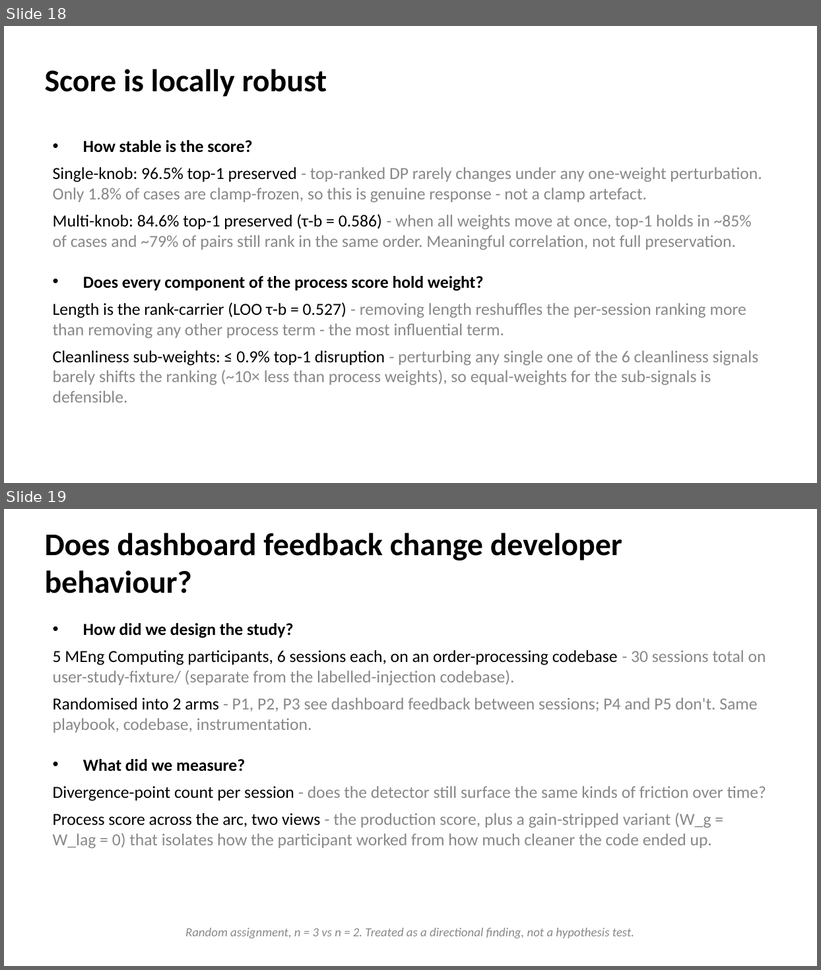
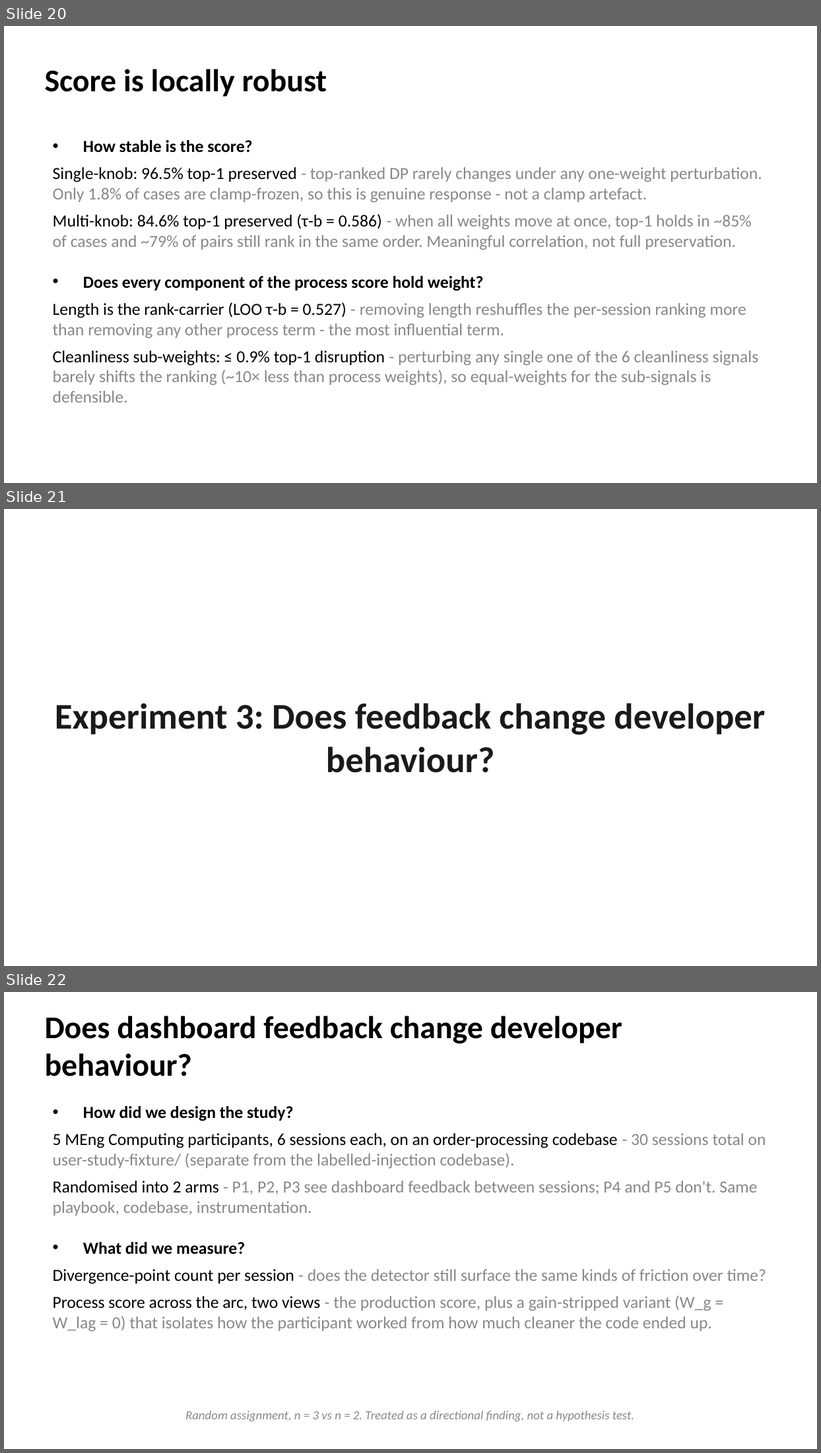
Before and after one commit to EthanHosier/fyp, a slide deck: presentation/slides.pptx. Shown one above the other, each under a label of ours: slides 18 and 19 before the commit, slides 20, 21 and 22 after it. The pictures are 821x970 and 821x1453 pixels, drawn with LibreOffice and Linux fonts; fonts in the diff are those of the drawing. Boxes give left, top, right and bottom in pixels: in the first picture for what was removed or moved away, otherwise in the second. Text is boxed around its words. In the diff, an @@ line names an element or a change of style, - is before the commit and + after.

```diff
--- a/presentation/slides.pptx
+++ b/presentation/slides.pptx
@@ slide 21 added at (x1=4, y1=509, x2=817, y2=966), background #FFFFFF @@
@@ text added at (x1=55, y1=703, x2=765, y2=773), 32 pt, text #1A1A1A, bold @@
+Experiment 3: Does feedback change developer behaviour?
@@ what was slide 18 is now slide 20 @@
@@ what was slide 19 is now slide 22 @@
```
Also in this commit, not shown: 7 slides changed, 4 other slides added, 1 slide removed, 1 other file.
